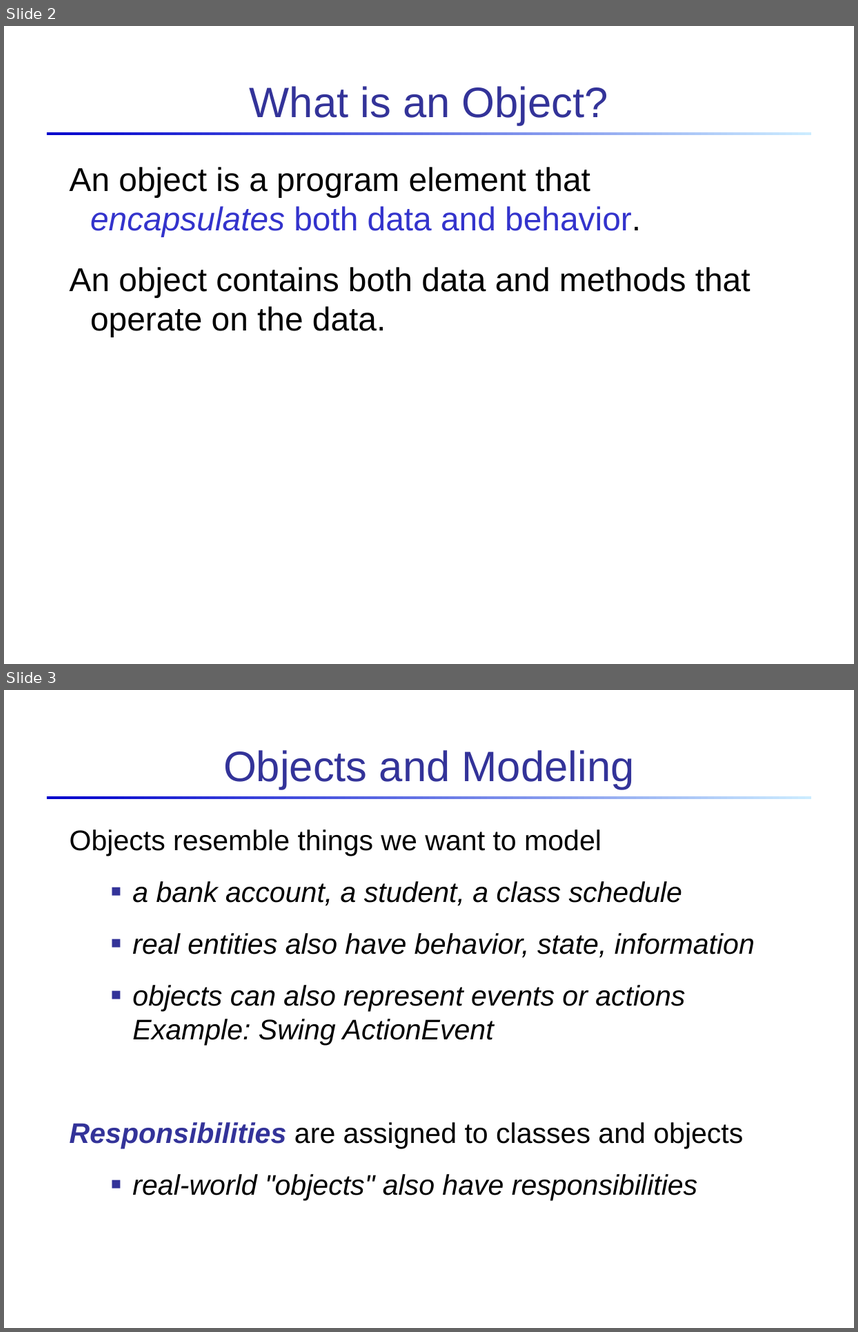
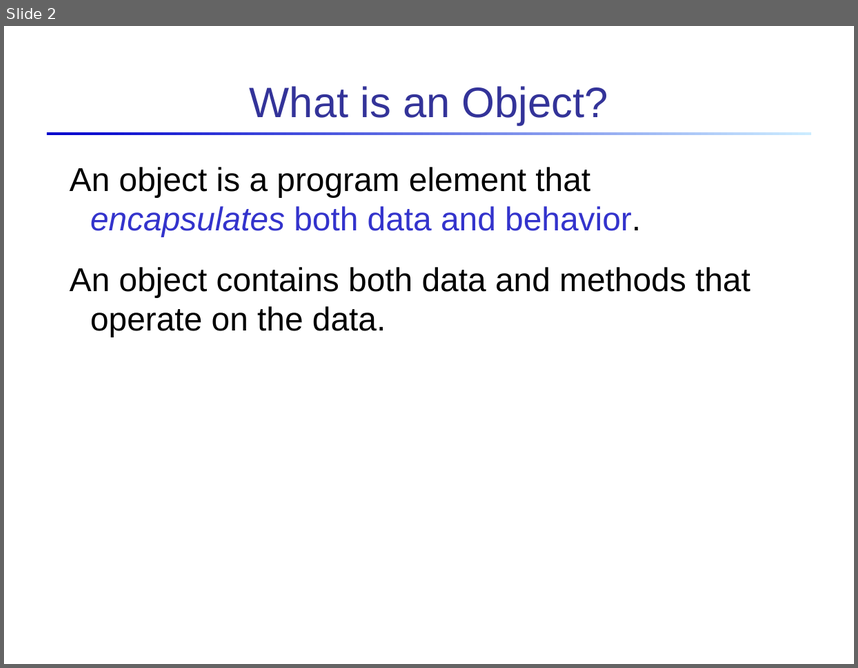
Before and after one commit to skeoop/skeoop.github.io, a slide deck: week1/2-Introduction-to-Objects.ppt. Shown one above the other, each under a label of ours: slides 2 and 3 before the commit, slide 2 after it. The pictures are 858x1332 and 858x668 pixels, drawn with LibreOffice and Linux fonts; fonts in the diff are those of the drawing. Boxes give left, top, right and bottom in pixels: in the first picture for what was removed or moved away, otherwise in the second. Text is boxed around its words. In the diff, an @@ line names an element or a change of style, - is before the commit and + after.

```diff
--- a/week1/2-Introduction-to-Objects.ppt
+++ b/week1/2-Introduction-to-Objects.ppt
@@ slide 3 removed at bbox=[4, 690, 854, 1328], background #FFFFFF; not listed: 1 template element that a slide beside it also shows @@
@@ title removed at bbox=[223, 750, 635, 789] @@
-Objects and Modeling
@@ text removed at bbox=[70, 829, 755, 1200] @@
-Objects resemble things we want to model
-  ■ a bank account, a student, a class schedule
-  ■ real entities also have behavior, state, information
-  ■ objects can also represent events or actions
-    Example: Swing ActionEvent
-Responsibilities are assigned to classes and objects
-  ■ real-world "objects" also have responsibilities
```
Also in this commit, not shown: 15 other slides changed, 8 slides added, 10 other slides removed, 2 other files.
